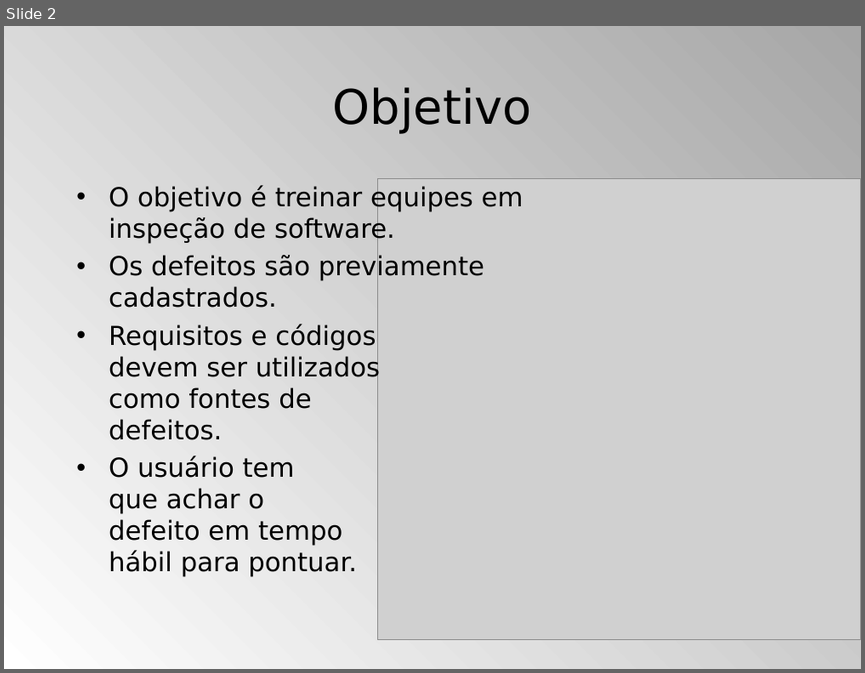
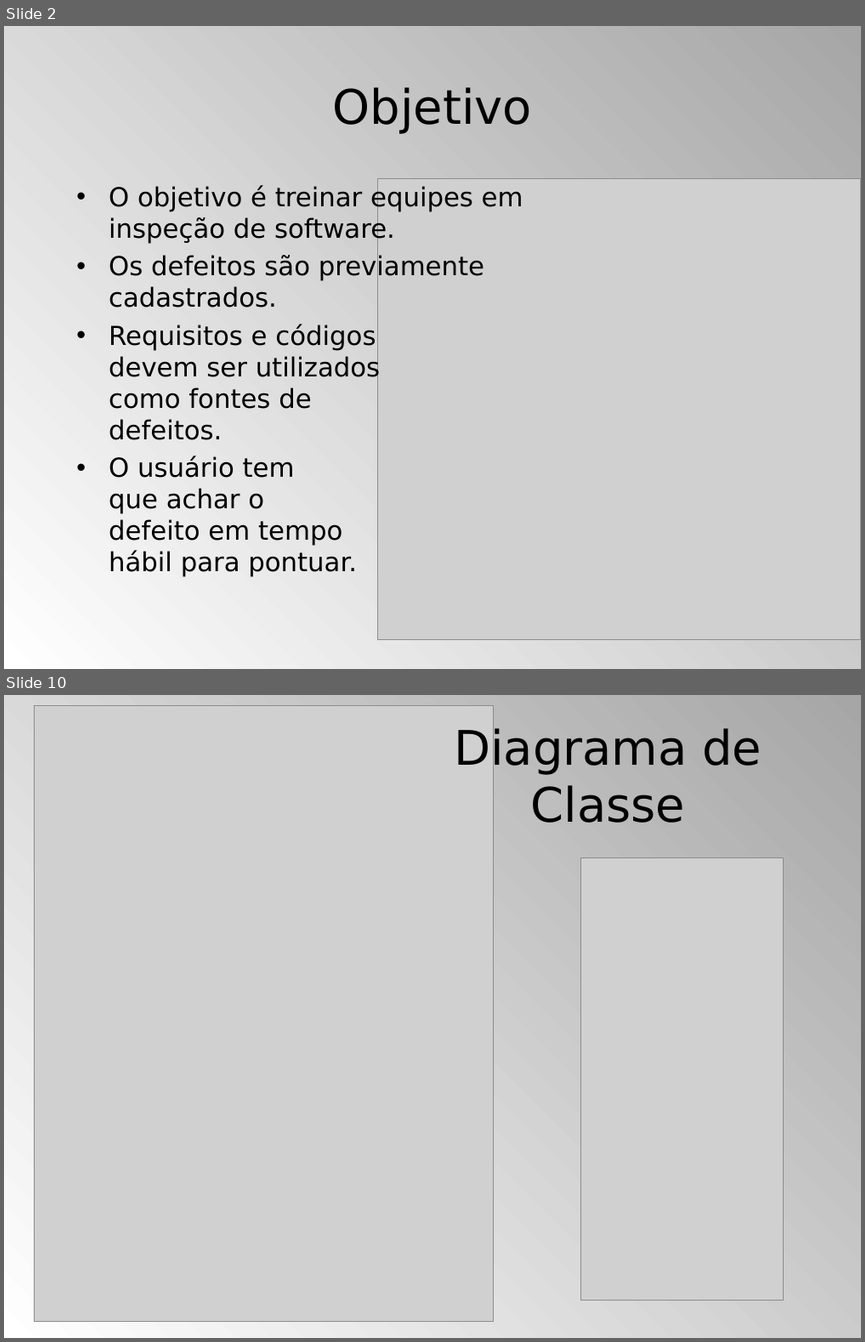
Before and after one commit to ms-uerj/appcodeinspector, a slide deck: Resources/Documentos/Terceiro Seminário.ppt. Shown one above the other, each under a label of ours: slide 2 before the commit, slides 2 and 10 after it; the slides between them are not shown. The pictures are 865x673 and 865x1342 pixels, drawn with LibreOffice and Linux fonts; fonts in the diff are those of the drawing; grey boxes stand for pictures. Boxes give left, top, right and bottom in pixels: in the first picture for what was removed or moved away, otherwise in the second. Text is boxed around its words. In the diff, an @@ line names an element or a change of style, - is before the commit and + after.

```diff
--- a/Resources/Documentos/Terceiro Seminário.ppt
+++ b/Resources/Documentos/Terceiro Seminário.ppt
@@ slide 10 added at (4,695,861,1338), background gradient #FFFFFF to #A6A6A6 @@
@@ picture added at (34,706,493,1321) @@
@@ title added at (454,726,761,823), 40 pt, text #000000 @@
+Diagrama de Classe
@@ picture added at (580,858,783,1300) @@
```
Also in this commit, not shown: 3 slides changed, 5 other slides added, 1 slide removed.
